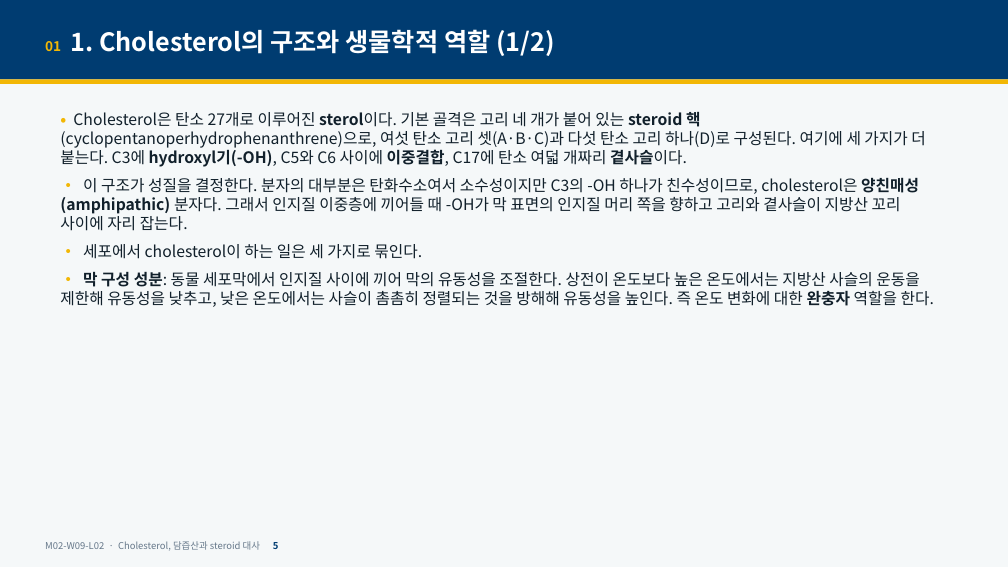
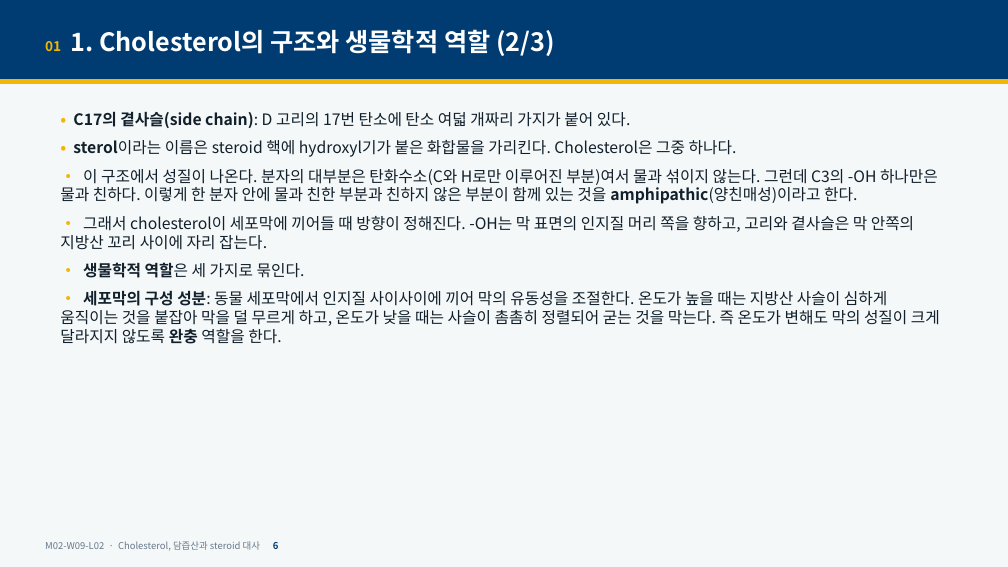
Before and after one commit to hoperiasd2/hoperiasd2.github.io, a slide deck: slide 6 of curriculum/M02/W09/L02/slides.pptx (slide 5 before the commit). Drawn at 1008x567 pixels with LibreOffice and Linux fonts; fonts in the diff are those of the drawing. Boxes give left, top, right and bottom in pixels: in the first picture for what was removed or moved away, otherwise in the second. Text is boxed around its words. In the diff, an @@ line names an element or a change of style, - is before the commit and + after.

```diff
--- a/curriculum/M02/W09/L02/slides.pptx
+++ b/curriculum/M02/W09/L02/slides.pptx
@@ text at (45, 29, 555, 56): text changed @@
-01 1. Cholesterol의 구조와 생물학적 역할 (1/2)
+01 1. Cholesterol의 구조와 생물학적 역할 (2/3)
@@ text at (60, 111, 940, 344): text changed @@
-• Cholesterol은 탄소 27개로 이루어진 sterol이다. 기본 골격은 고리 네 개가 붙어 있는 steroid 핵(cyclopentanoperhydrophenanthrene)으로, 여섯 탄소 고리 셋(A·B·C)과 다섯 탄소 고리 하나(D)로 구성된다. 여기에 세 가지가 더 붙는다. C3에 hydroxyl기(-OH), C5와 C6 사이에 이중결합, C17에 탄소 여덟 개짜리 곁사슬이다.
-• 이 구조가 성질을 결정한다. 분자의 대부분은 탄화수소여서 소수성이지만 C3의 -OH 하나가 친수성이므로, cholesterol은 양친매성(amphipathic) 분자다. 그래서 인지질 이중층에 끼어들 때 -OH가 막 표면의 인지질 머리 쪽을 향하고 고리와 곁사슬이 지방산 꼬리 사이에 자리 잡는다.
-• 세포에서 cholesterol이 하는 일은 세 가지로 묶인다.
-• 막 구성 성분: 동물 세포막에서 인지질 사이에 끼어 막의 유동성을 조절한다. 상전이 온도보다 높은 온도에서는 지방산 사슬의 운동을 제한해 유동성을 낮추고, 낮은 온도에서는 사슬이 촘촘히 정렬되는 것을 방해해 유동성을 높인다. 즉 온도 변화에 대한 완충자 역할을 한다.
+• C17의 곁사슬(side chain): D 고리의 17번 탄소에 탄소 여덟 개짜리 가지가 붙어 있다.
+• sterol이라는 이름은 steroid 핵에 hydroxyl기가 붙은 화합물을 가리킨다. Cholesterol은 그중 하나다.
+• 이 구조에서 성질이 나온다. 분자의 대부분은 탄화수소(C와 H로만 이루어진 부분)여서 물과 섞이지 않는다. 그런데 C3의 -OH 하나만은 물과 친하다. 이렇게 한 분자 안에 물과 친한 부분과 친하지 않은 부분이 함께 있는 것을 amphipathic(양친매성)이라고 한다.
+• 그래서 cholesterol이 세포막에 끼어들 때 방향이 정해진다. -OH는 막 표면의 인지질 머리 쪽을 향하고, 고리와 곁사슬은 막 안쪽의 지방산 꼬리 사이에 자리 잡는다.
+• 생물학적 역할은 세 가지로 묶인다.
+• 세포막의 구성 성분: 동물 세포막에서 인지질 사이사이에 끼어 막의 유동성을 조절한다. 온도가 높을 때는 지방산 사슬이 심하게 움직이는 것을 붙잡아 막을 덜 무르게 하고, 온도가 낮을 때는 사슬이 촘촘히 정렬되어 굳는 것을 막는다. 즉 온도가 변해도 막의 성질이 크게 달라지지 않도록 완충 역할을 한다.
```
Also in this commit, not shown: 40 other slides changed, 1 slide added, 6 other files.
